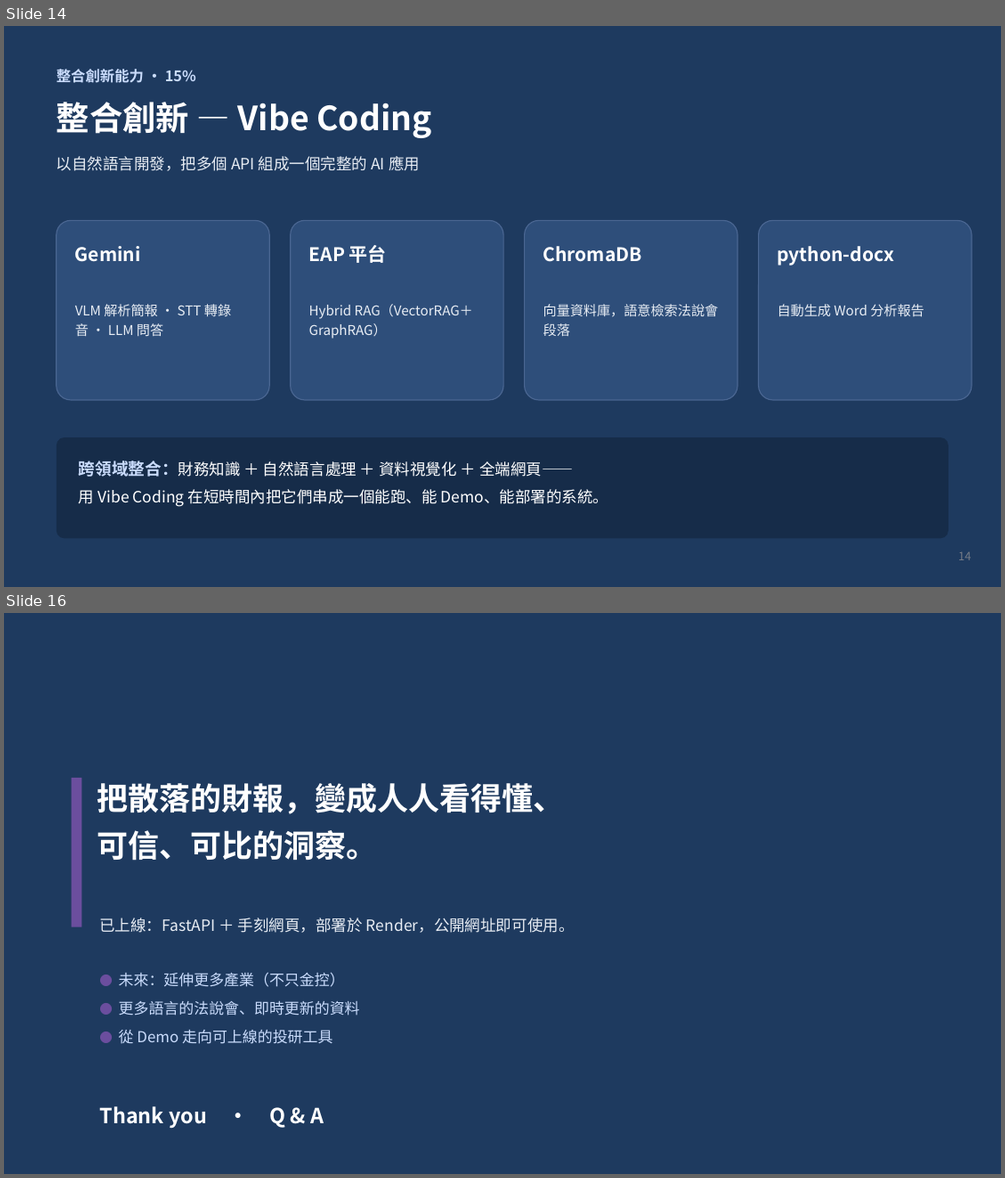
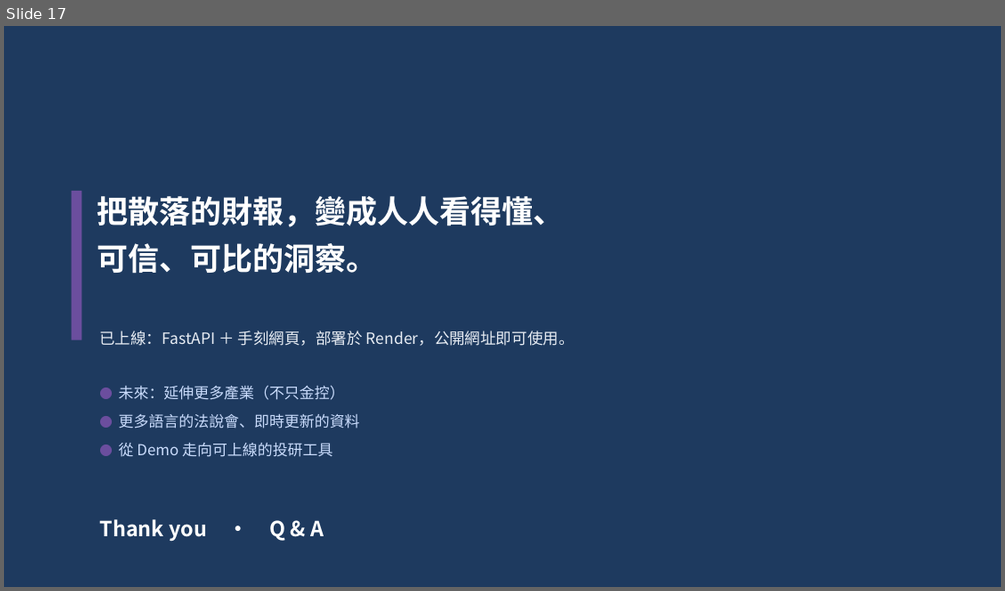
Before and after one commit to WangChiaChen/hybrid-rag-project, a slide deck: 有你蒸好_決賽簡報_網頁版.pptx. Shown one above the other, each under a label of ours: slides 14 and 16 before the commit, slide 17 after it; the slides between them are not shown. The pictures are 1005x1178 and 1005x591 pixels, drawn with LibreOffice and Linux fonts; fonts in the diff are those of the drawing. Boxes give left, top, right and bottom in pixels: in the first picture for what was removed or moved away, otherwise in the second. Text is boxed around its words. In the diff, an @@ line names an element or a change of style, - is before the commit and + after.

```diff
--- a/有你蒸好_決賽簡報_網頁版.pptx
+++ b/有你蒸好_決賽簡報_網頁版.pptx
@@ slide 14 removed at box(4, 26, 1001, 587), background #1E3A5F @@
@@ text removed at box(57, 69, 196, 83) @@
-整合創新能力 · 15%
@@ text removed at box(57, 102, 431, 138) @@
-整合創新 — Vibe Coding
@@ text removed at box(57, 156, 420, 171) @@
-以自然語言開發，把多個 API 組成一個完整的 AI 應用
@@ rounded rectangle removed at box(57, 220, 269, 400) @@
@@ rounded rectangle removed at box(291, 220, 503, 400) @@
@@ rounded rectangle removed at box(525, 220, 737, 400) @@
@@ rounded rectangle removed at box(759, 220, 971, 400) @@
@@ text removed at box(75, 246, 141, 262) @@
-Gemini
@@ text removed at box(309, 245, 387, 263) @@
-EAP 平台
@@ text removed at box(543, 246, 642, 262) @@
-ChromaDB
@@ text removed at box(777, 246, 895, 265) @@
-python-docx
@@ text removed at box(75, 304, 231, 336) @@
-VLM 解析簡報 · STT 轉錄音 · LLM 問答
@@ text removed at box(309, 304, 473, 338) @@
-Hybrid RAG（VectorRAG＋GraphRAG）
@@ text removed at box(543, 304, 719, 336) @@
-向量資料庫，語意檢索法說會段落
@@ text removed at box(777, 304, 924, 317) @@
-自動生成 Word 分析報告
@@ rounded rectangle removed at box(57, 437, 948, 539) @@
@@ text removed at box(79, 460, 609, 507) @@
-跨領域整合：財務知識 ＋ 自然語言處理 ＋ 資料視覺化 ＋ 全端網頁——
-用 Vibe Coding 在短時間內把它們串成一個能跑、能 Demo、能部署的系統。
@@ text removed at box(958, 552, 971, 560) @@
-14
@@ what was slide 16 is now slide 17 @@
```
Also in this commit, not shown: 8 slides changed, 3 slides added, 1 other slide removed.
